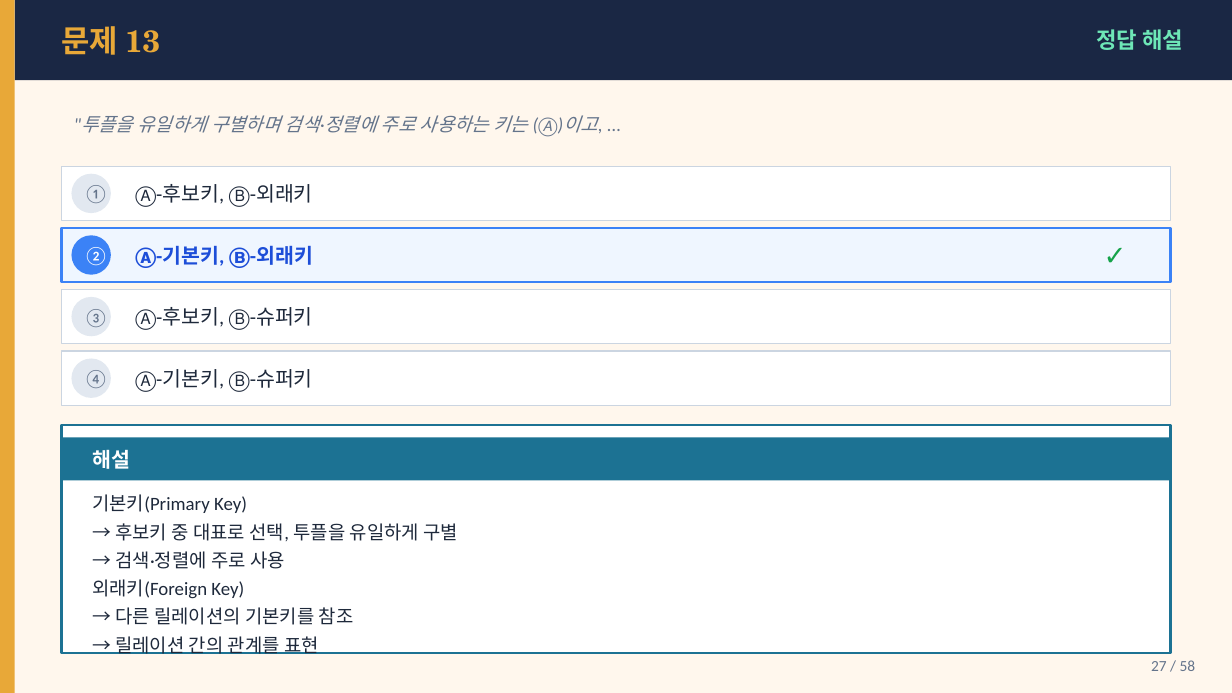
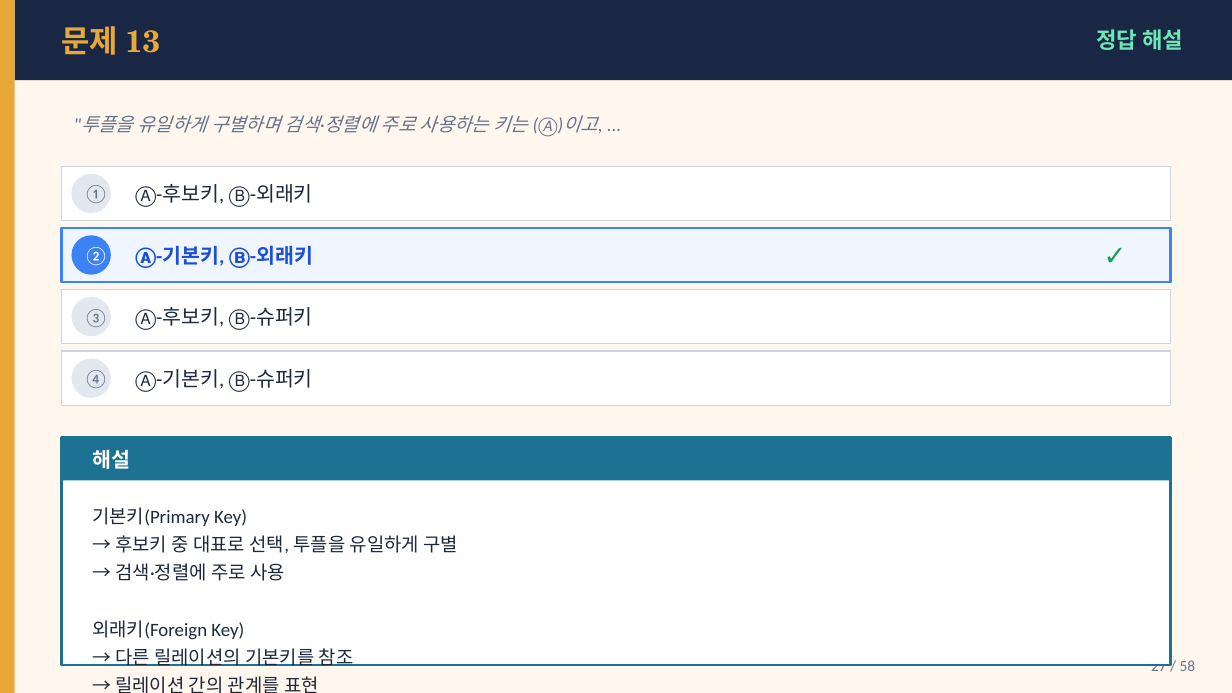
Before and after one commit to Sangdon-Park/Sangdon-Park.github.io, a slide deck: slide 27 of data/DB시스템/5장_연습문제_문제_정답.pptx. Drawn at 1232x693 pixels with LibreOffice and Linux fonts; fonts in the diff are those of the drawing. Boxes give left, top, right and bottom in pixels: in the first picture for what was removed or moved away, otherwise in the second. Text is boxed around its words. In the diff, an @@ line names an element or a change of style, - is before the commit and + after.

```diff
--- a/data/DB시스템/5장_연습문제_문제_정답.pptx
+++ b/data/DB시스템/5장_연습문제_문제_정답.pptx
@@ rectangle: place and size @@
-rectangle at (62, 425, 1170, 653)
+rectangle at (62, 437, 1170, 665)
@@ text "기본키(Primary Key)" rewrapped from (92, 494, 458, 654) to (92, 507, 458, 693) @@
```
Also in this commit, not shown: 3 other slides changed, 4 other files.
